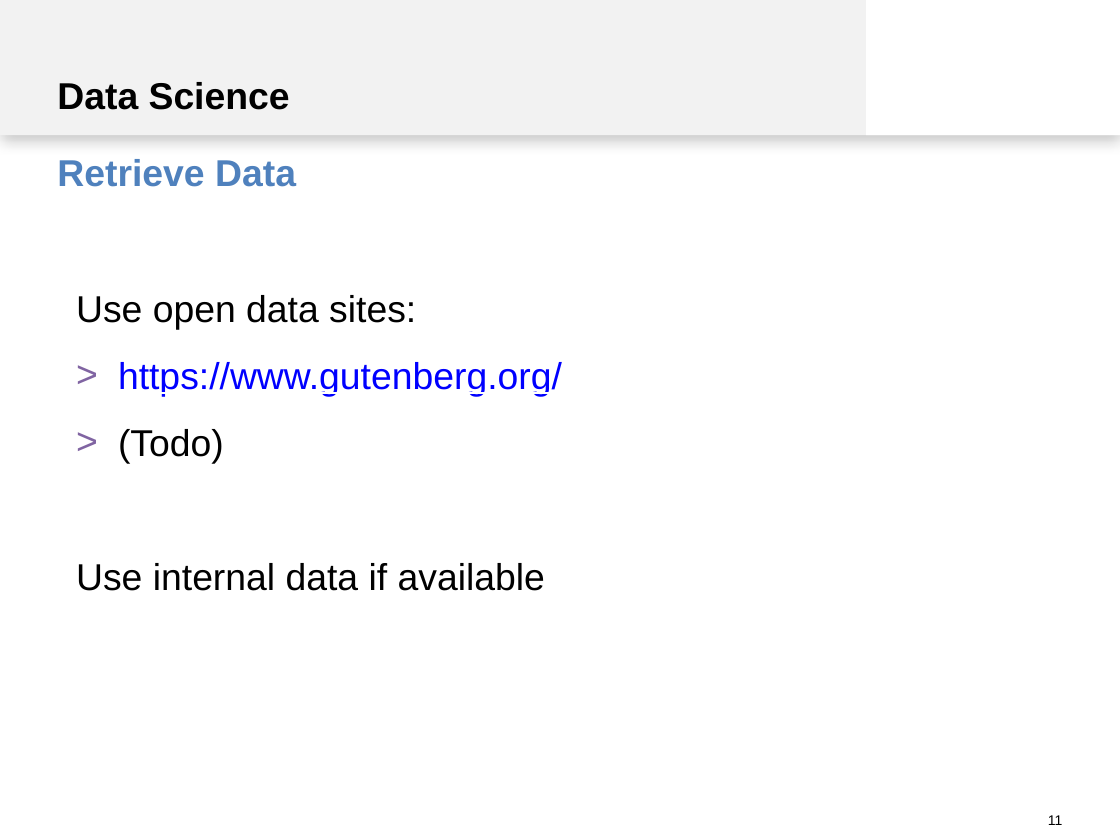
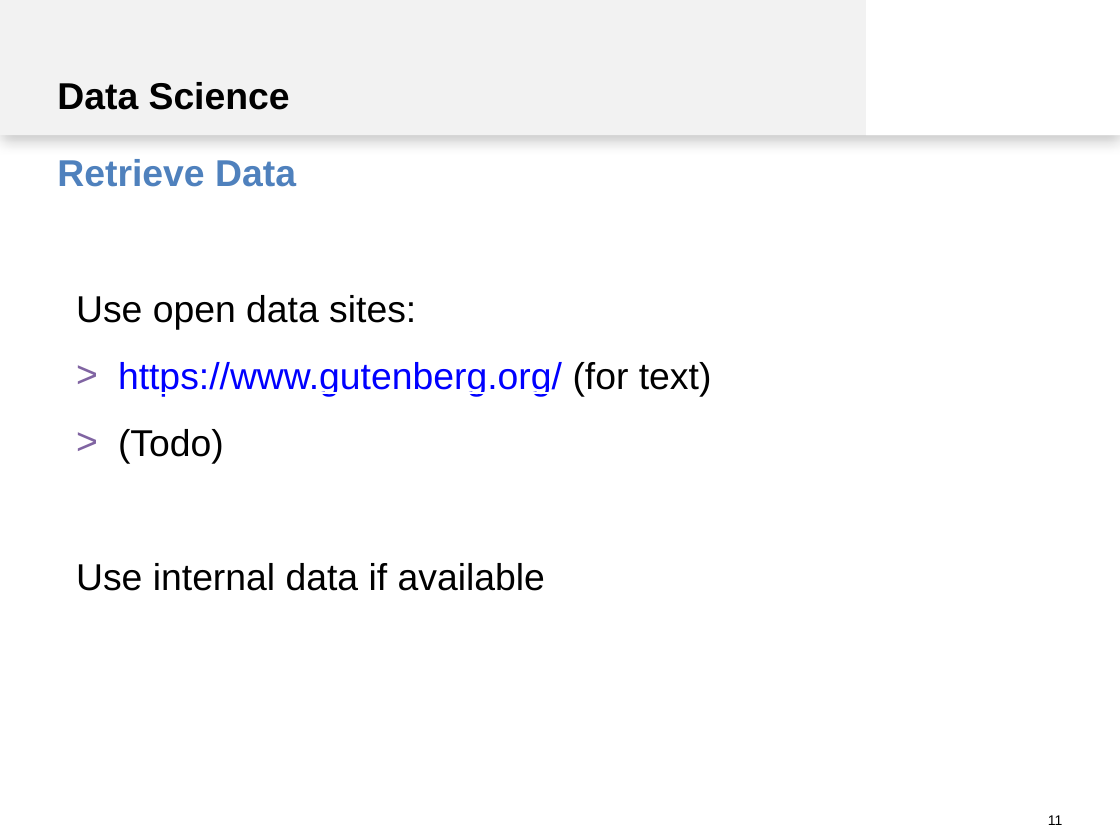
Before and after one commit to spinfo/LSS_DLwithText, a slide deck: slide 11 of docs/introduction.pptx. Drawn at 1120x840 pixels with LibreOffice and Linux fonts; fonts in the diff are those of the drawing. Boxes give left, top, right and bottom in pixels: in the first picture for what was removed or moved away, otherwise in the second. Text is boxed around its words. In the diff, an @@ line names an element or a change of style, - is before the commit and + after.

```diff
--- a/docs/introduction.pptx
+++ b/docs/introduction.pptx
@@ text at (118, 362, 712, 396): text changed @@
-> https://www.gutenberg.org/
+> https://www.gutenberg.org/ (for text)
```
Also in this commit, not shown: 8 other slides changed, 1 slide added.
